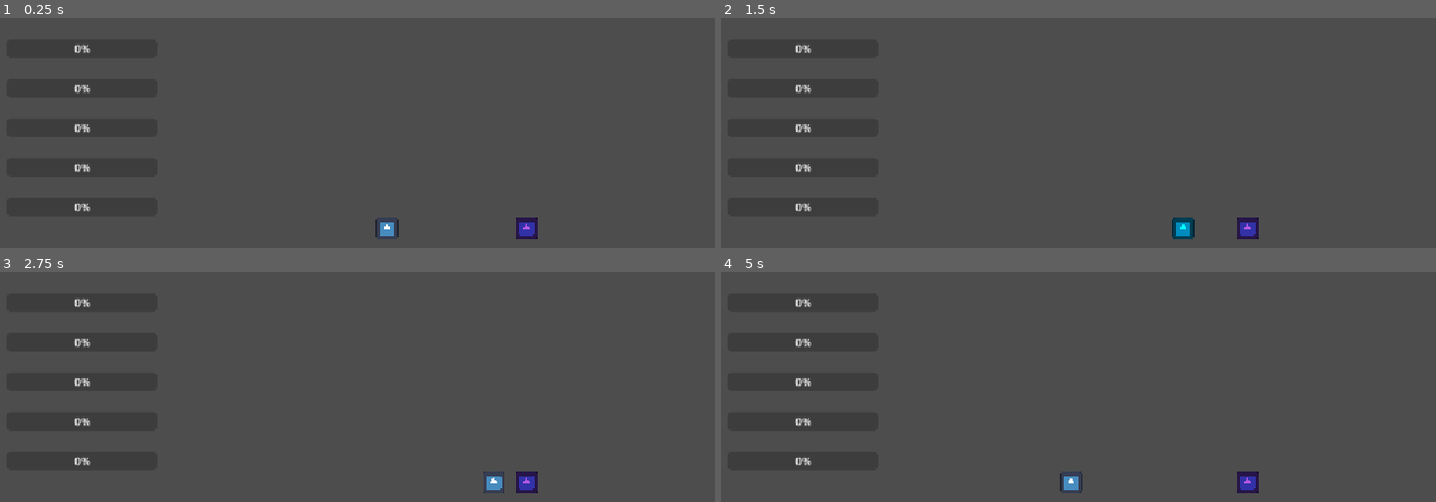
Above: before the commit, frames 1-4 (two rows, left to right).
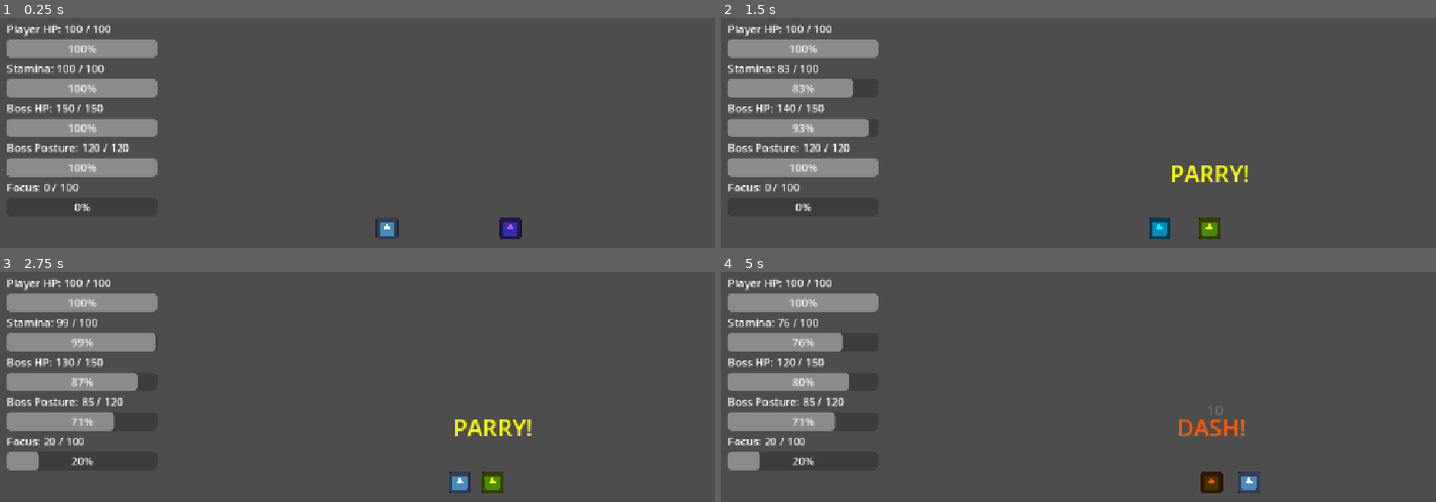
Above: after the commit, the same moments.

Repository: shanwinder/lastblade
Game: Godot game, scene res://scenes/main/BossBrokenMaster.tscn
Two runs of this game, one before a commit and one after it. Both use one fixed random seed, a clock stepped at 60 frames per second and the inputs below. The engine's default icon, where the game draws it, is replaced by a stand-in: a white triangle on a blue panel in a dark square.
Inputs:
- Up to frame 1 (0.25 s): no input
- Up to frame 2 (1.5 s): hold Right (ui_right) 0.53-1.28 s; tap A (attack) at 0.6 s; tap D (parry) at 0.8, 1.35 s; hold Left (ui_left) from 1.28 s (still down)
- Up to frame 3 (2.75 s): tap A (attack) at 1.55, 2.1 s; release Left (ui_left) at 2.03 s; hold Right (ui_right) from 2.03 s (still down); tap D (parry) at 2.3 s
- Up to frame 4 (5 s): tap S (dash) at 2.85 s; tap A (attack) at 3.05, 4.55 s; release Right (ui_right) at 3.53 s; hold Left (ui_left) from 3.53 s (still down); tap D (parry) at 3.6 s; tap R at 4.35 s

The runs differ from the first frame. In frame 1, 8.5% of the frame differs, in the area x 0-76%, y 2-97%; in frame 2, 9.2%; in frame 3, 9.0%; in frame 4, 8.4%.
Error before the commit: Parse Error: Cannot infer the type of "sample" variable because the value doesn't have a set type. (res://BossBrokenMaster.gd:515)

Commit message:
Add explicit type annotations and refactor audio generation
Replace type inference with explicit type annotations in the play_placeholder_sfx method for better code clarity. Refactor audio volume calculation and sine wave generation into separate variables. Change clamp() to clampf() for explicit float type. Remove null property overrides from BossBrokenMaster scene instance.

Diff:
--- a/last-blade-trial/BossBrokenMaster.gd
+++ b/last-blade-trial/BossBrokenMaster.gd
@@ -472,11 +472,11 @@
 
 	# สร้าง AudioStreamPlayer ใหม่แบบชั่วคราว
 	# ใช้เล่นเสียงสั้น ๆ แล้วลบทิ้ง
-	var audio_player := AudioStreamPlayer.new()
+	var audio_player: AudioStreamPlayer = AudioStreamPlayer.new()
 
 	# สร้างเสียงด้วย AudioStreamGenerator
 	# วิธีนี้ยังไม่ต้องมีไฟล์ .wav หรือ .ogg
-	var generator := AudioStreamGenerator.new()
+	var generator: AudioStreamGenerator = AudioStreamGenerator.new()
 	generator.mix_rate = PLACEHOLDER_SFX_MIX_RATE
 	generator.buffer_length = duration
 
@@ -490,7 +490,7 @@
 	audio_player.play()
 
 	# ดึง playback สำหรับใส่ sample เสียงเข้าไป
-	var playback := audio_player.get_stream_playback() as AudioStreamGeneratorPlayback
+	var playback: AudioStreamGeneratorPlayback = audio_player.get_stream_playback() as AudioStreamGeneratorPlayback
 
 	# ถ้า playback ไม่มี ให้ลบ player แล้วหยุด เพื่อกัน error
 	if playback == null:
@@ -498,21 +498,28 @@
 		return
 
 	# คำนวณจำนวน sample ตามระยะเวลาเสียง
-	var frame_count := int(float(PLACEHOLDER_SFX_MIX_RATE) * duration)
+	var frame_count: int = int(float(PLACEHOLDER_SFX_MIX_RATE) * duration)
+
+	# คำนวณความดังดิบก่อน
+	var raw_volume: float = placeholder_sfx_volume * volume_multiplier
 
 	# จำกัดความดังไม่ให้ดังเกินไป
-	var final_volume := clamp(placeholder_sfx_volume * volume_multiplier, 0.0, 0.5)
+	# ใช้ clampf เพื่อให้ผลลัพธ์เป็น float ชัดเจน ไม่ใช่ Variant
+	var final_volume: float = clampf(raw_volume, 0.0, 0.5)
 
 	# ใช้ phase สำหรับสร้างคลื่น sine
-	var phase := 0.0
+	var phase: float = 0.0
 
 	# สร้างเสียง sine wave แบบง่าย ๆ
 	for i in range(frame_count):
 		# ทำ fade out ช่วงท้าย เพื่อไม่ให้เสียงตัดแข็งเกินไป
-		var fade := 1.0 - (float(i) / float(frame_count))
+		var fade: float = 1.0 - (float(i) / float(frame_count))
+
+		# คำนวณค่าคลื่นเสียง
+		var wave_value: float = sin(phase * TAU)
 
 		# คำนวณ sample ของเสียง
-		var sample := sin(phase * TAU) * final_volume * fade
+		var sample: float = wave_value * final_volume * fade
 
 		# ใส่เสียงซ้าย/ขวาเท่ากัน
 		playback.push_frame(Vector2(sample, sample))
--- a/last-blade-trial/scenes/main/BossBrokenMaster.tscn
+++ b/last-blade-trial/scenes/main/BossBrokenMaster.tscn
@@ -46,51 +46,6 @@
 
 [node name="BossBrokenMaster" parent="." unique_id=631216959 instance=ExtResource("4_tedvd")]
 position = Vector2(780, 324)
-max_hp = null
-combat_display_name = null
-move_speed = null
-stop_distance = null
-attack_damage = null
-attack_windup_time = null
-attack_active_time = null
-attack_cooldown = null
-quick_attack_chance = null
-quick_attack_damage = null
-quick_attack_windup_time = null
-quick_attack_active_time = null
-quick_attack_cooldown_bonus = null
-heavy_attack_chance = null
-heavy_attack_damage = null
-heavy_attack_windup_time = null
-heavy_attack_active_time = null
-heavy_attack_cooldown_bonus = null
-delayed_attack_chance = null
-delayed_attack_damage = null
-delayed_attack_wait_time = null
-delayed_attack_parry_time = null
-delayed_attack_active_time = null
-delayed_attack_cooldown_bonus = null
-stagger_time = null
-stagger_recover_time = null
-max_posture = null
-posture_damage_from_parry = null
-posture_break_time = null
-critical_damage_multiplier = null
-normal_hit_stop_time = null
-critical_hit_stop_time = null
-hit_stop_time_scale = null
-knockback_force = null
-knockback_time = null
-normal_hit_camera_shake_strength = null
-normal_hit_camera_shake_duration = null
-critical_hit_camera_shake_strength = null
-critical_hit_camera_shake_duration = null
-arena_min_x = null
-arena_max_x = null
-boss_hint_offset = null
-boss_hint_font_size = null
-enable_placeholder_sfx = null
-placeholder_sfx_volume = null
 
 [node name="HUD" type="CanvasLayer" parent="." unique_id=1436178556]
 script = ExtResource("5_7w3th")
